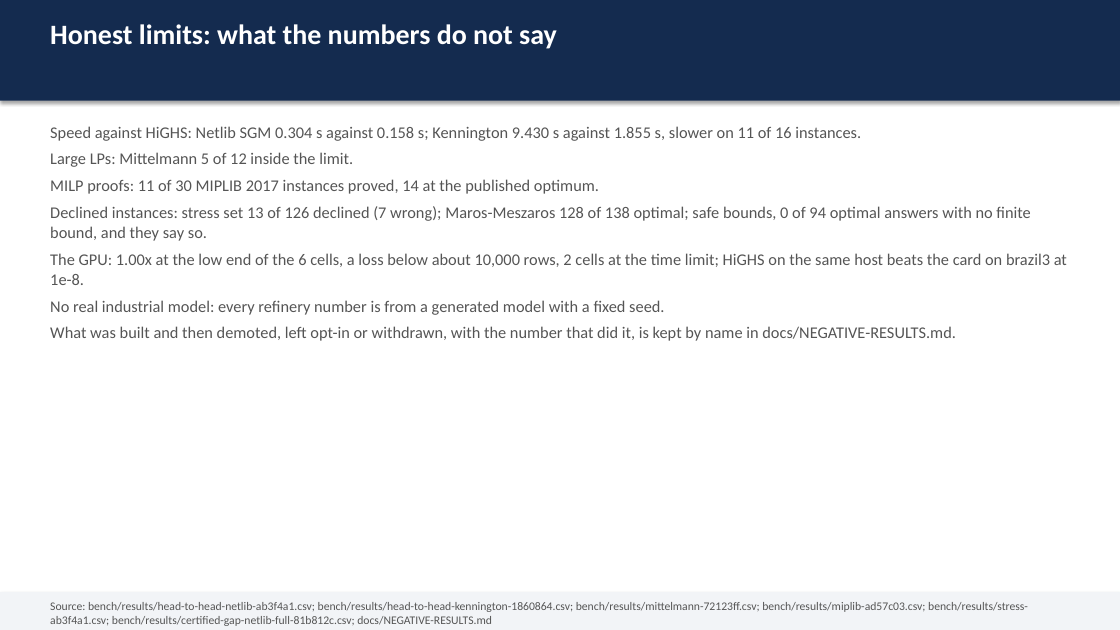
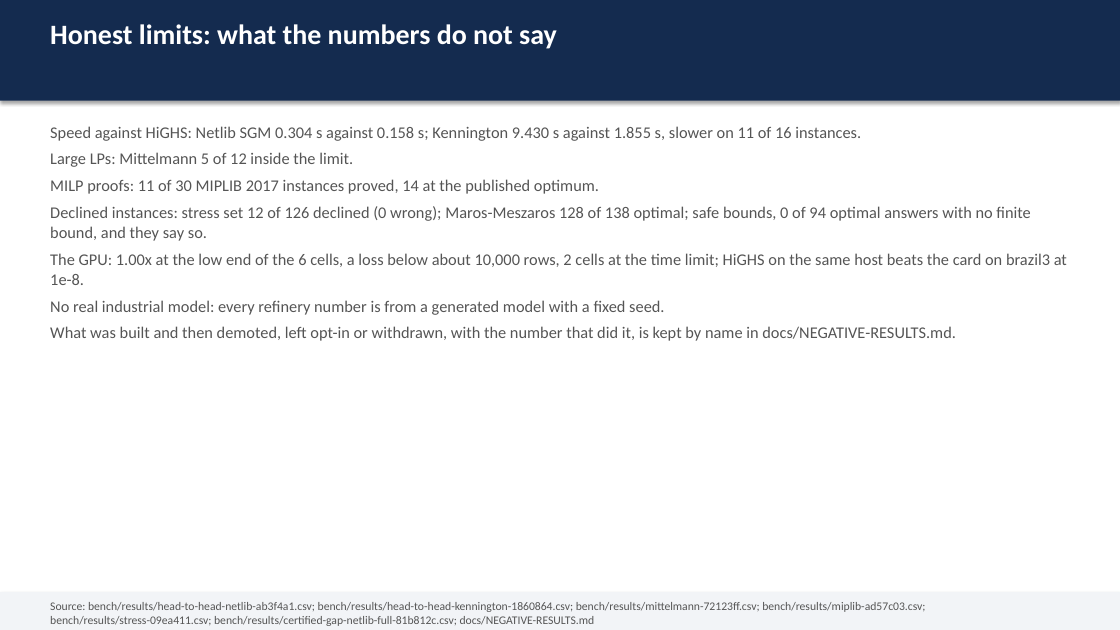
Before and after one commit to thegoodengineers/SANKHYA, a slide deck: slide 11 of docs/SANKHYA-deck.pptx. Drawn at 1120x630 pixels with LibreOffice and Linux fonts; fonts in the diff are those of the drawing. Boxes give left, top, right and bottom in pixels: in the first picture for what was removed or moved away, otherwise in the second. Text is boxed around its words. In the diff, an @@ line names an element or a change of style, - is before the commit and + after.

Commit message:
bench(stress): the stress set on main at 09ea411, 114 of 126 correct and none wrong (#1223)
The stress set on `main` at `09ea411`, the commit of #1216, in one job with all five solvers (bench run 43072695642, GitHub-hosted 4 vCPU runner, 60 s, one thread each).

SANKHYA: 114 correct, 12 no verdict, 0 wrong. At `ab3f4a1` it was 106 / 13 / 7; the last run before the regression, `stress-d32b3847.csv`, was 111 / 15 / 0.

Against `stress-ab3f4a1.csv`, nine SANKHYA rows differ:

- `scaled_etamacro`, `scaled_ship04l`, `scaled_ship04s`, `scaled_ship08l`, `scaled_ship08s`, `scaled_ship12l`, `scaled_ship12s`: `optimal` and wrong to `optimal` and correct, each within 1e-9 relative of the known optimum.
- `scaled_pilot.ja`: `time_limit` to `optimal`, correct.
- `scaled_pilot.we`: `time_limit` to `numerical_error`; no verdict in either.

The 12 without a verdict: `scaled_80bau3b`, `scaled_bnl2`, `scaled_d2q06c`, `scaled_degen3`, `scaled_dfl001`, `scaled_greenbeb`, `scaled_perold`, `scaled_pilot`, `scaled_pilot87`, `scaled_stair` at the time limit, `scaled_pilot.we` `numerical_error`, `scaled_maros-r7` killed. Three of them (`scaled_degen3`, `scaled_greenbeb`, `scaled_maros-r7`) and `scaled_pilot.we` were correct in `stress-d32b3847.csv` and are still not back.

The other solvers by verdict in this CSV: HiGHS 1.16.0 28 correct, 88 wrong, 10 no verdict; SCIP 10.0.2 27 / 70 / 29; Clp 1.17.9 59 / 67 / 0; GLPK 5.0 45 / 81 / 0. The runner installs HiGHS from pip, and it is 1.16.0 here where the `ab3f4a1` run had 1.15.1.

In the diff: the CSV, and what reads it, regenerated: the README scoreboard (stress row 106 of 126 to 114 of 126, head-to-head stress row), `docs/BENCHMARKS.md` sections 4e and 5b, `docs/REPORT.md`, `.pdf` and the deck (7 wrong to 0). No generator changed.

```diff
--- a/docs/SANKHYA-deck.pptx
+++ b/docs/SANKHYA-deck.pptx
@@ text at bbox=[50, 206, 1030, 241]: text changed @@
-Declined instances: stress set 13 of 126 declined (7 wrong); Maros-Meszaros 128 of 138 optimal; safe bounds, 0 of 94 optimal answers with no finite bound, and they say so.
+Declined instances: stress set 12 of 126 declined (0 wrong); Maros-Meszaros 128 of 138 optimal; safe bounds, 0 of 94 optimal answers with no finite bound, and they say so.
@@ text at bbox=[50, 602, 925, 626]: text changed @@
-Source: bench/results/head-to-head-netlib-ab3f4a1.csv; bench/results/head-to-head-kennington-1860864.csv; bench/results/mittelmann-72123ff.csv; bench/results/miplib-ad57c03.csv; bench/results/stress-ab3f4a1.csv; bench/results/certified-gap-netlib-full-81b812c.csv; docs/NEGATIVE-RESULTS.md
+Source: bench/results/head-to-head-netlib-ab3f4a1.csv; bench/results/head-to-head-kennington-1860864.csv; bench/results/mittelmann-72123ff.csv; bench/results/miplib-ad57c03.csv; bench/results/stress-09ea411.csv; bench/results/certified-gap-netlib-full-81b812c.csv; docs/NEGATIVE-RESULTS.md
```
Also in this commit, not shown: 1 other slide changed, 5 other files.
